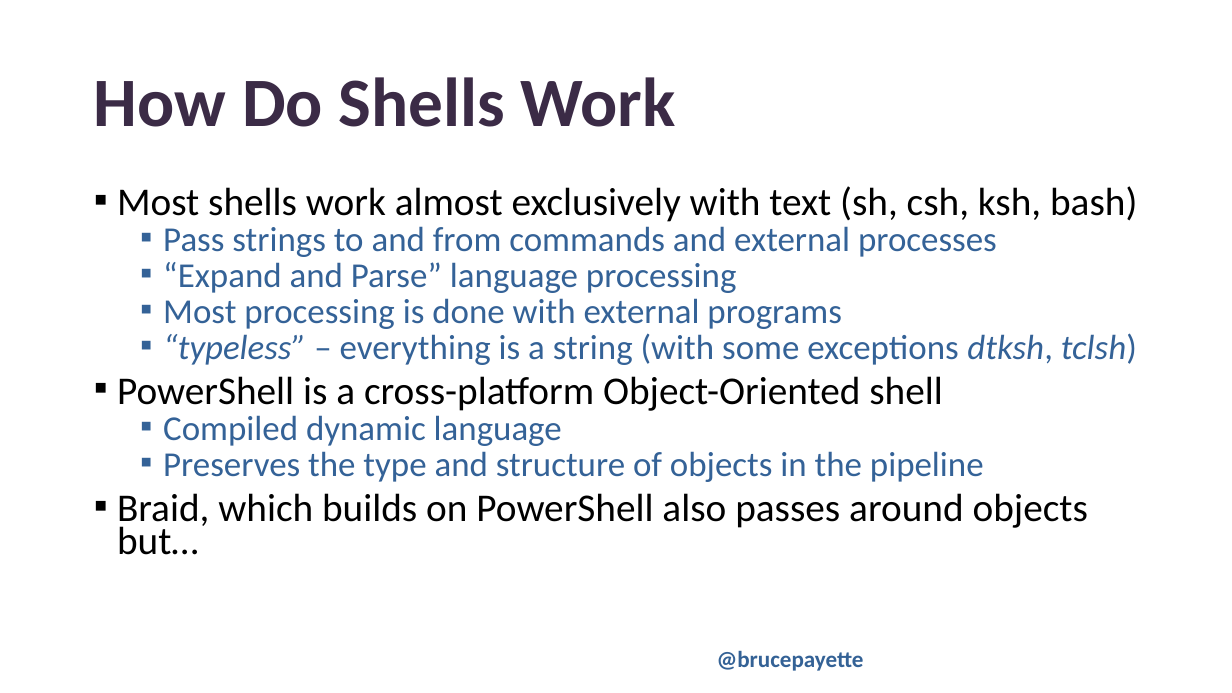
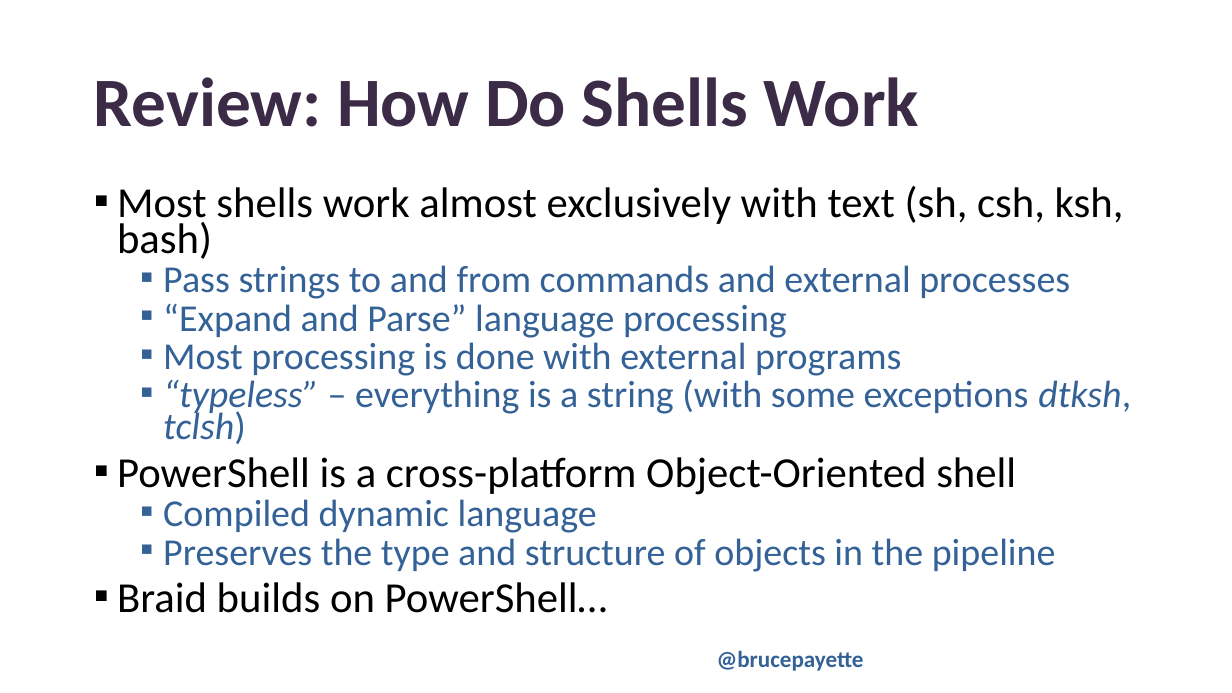
Before and after one commit to BrucePay/BraidLang, a slide deck: slide 5 of PSCONFEU23_payette_braid.pptx. Drawn at 1232x693 pixels with LibreOffice and Linux fonts; fonts in the diff are those of the drawing; background and template pictures are left out. Boxes give left, top, right and bottom in pixels: in the first picture for what was removed or moved away, otherwise in the second. Text is boxed around its words. In the diff, an @@ line names an element or a change of style, - is before the commit and + after.

Commit message:
More tweaks

```diff
--- a/PSCONFEU23_payette_braid.pptx
+++ b/PSCONFEU23_payette_braid.pptx
@@ title at (94, 77, 919, 127): text changed @@
-How Do Shells Work
+Review: How Do Shells Work
@@ text at (117, 186, 1131, 572): size 30.6 to 33.3 pt in "Most shells work almost exclusively with text ...", "PowerShell is a cross-platform Object-Oriented shell"; size 27.2 to 29.6 pt in "Pass strings to and from commands and ...", "“Expand and Parse” language processing", "Most processing is done with external programs", "“typeless” – everything is a string (with ..." and 2 more places @@
@@ text at (117, 582, 607, 613): text changed; size 30.6 to 33.3 pt @@
-▪ Braid, which builds on PowerShell also passes around objects but…
+▪ Braid builds on PowerShell…
```
Also in this commit, not shown: 2 other slides changed.
